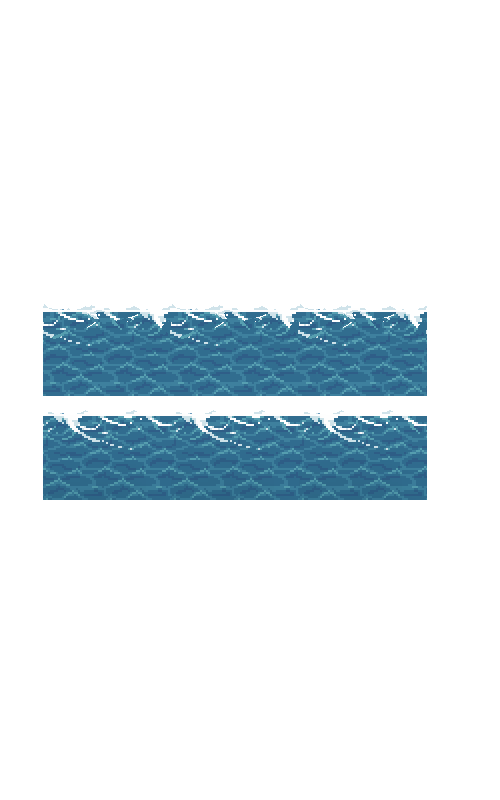
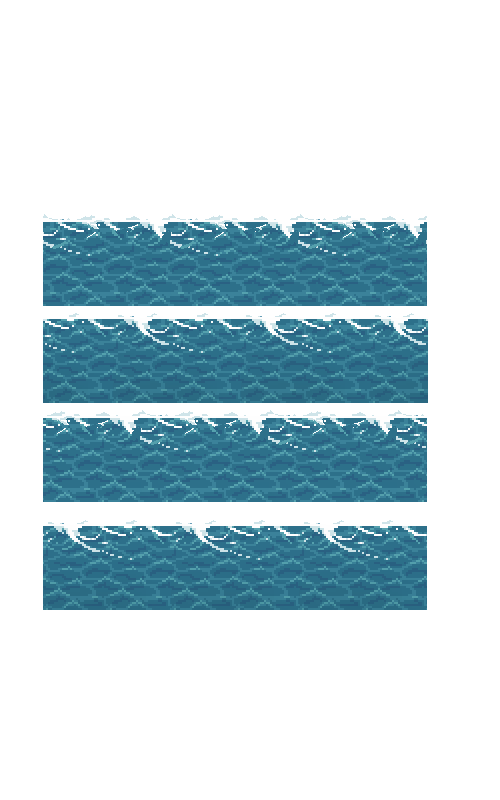
Layered file, before and after one edit (500x800). Changes by layer:
painted on "Layer 8 copy" over [43, 214, 427, 502]
painted on "Layer 8" over [43, 313, 428, 610]
